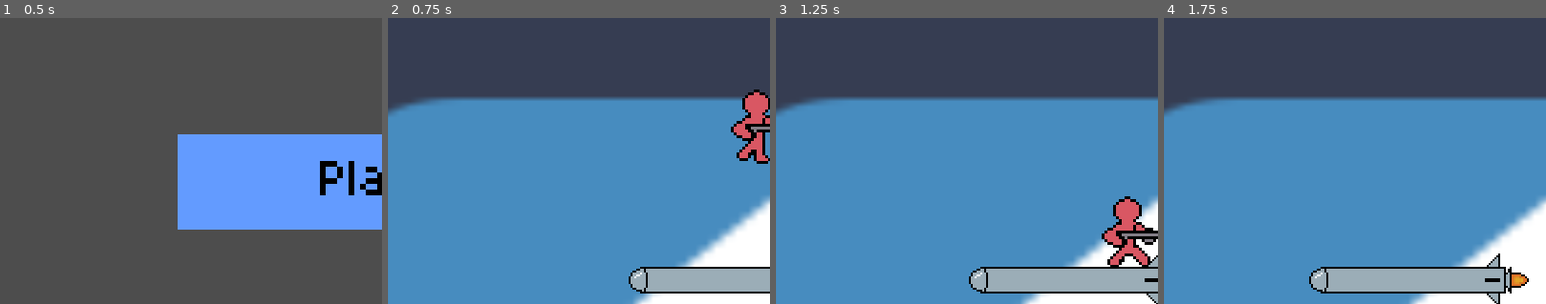
Above: before the commit, frames 1-4 (left to right).
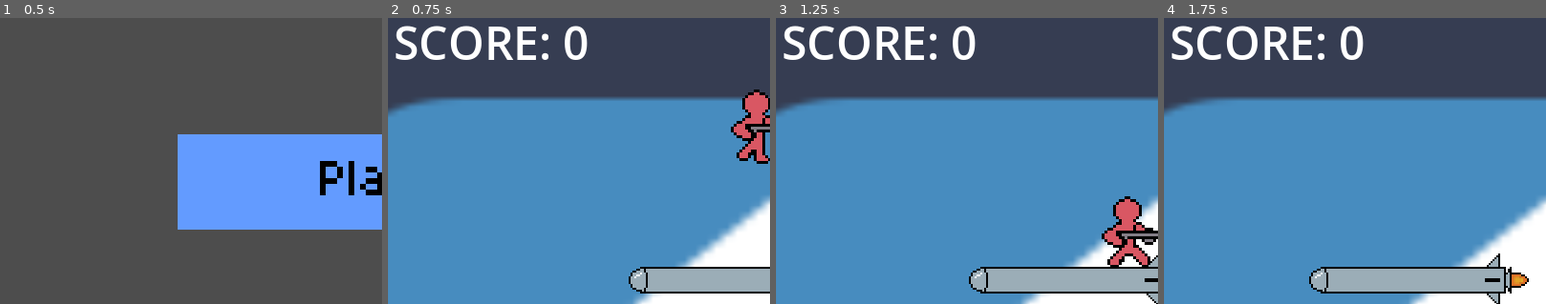
Above: after the commit, the same moments.

Repository: terminator0521/air-jumper
Game: Godot game, scene res://scenes/start_menu.tscn
Same seed, same stepped clock (60 frames per second), same inputs: the game is played once before the commit and once after it. The engine's default icon, where the game draws it, is replaced by a stand-in: a white triangle on a blue panel in a dark square.
Inputs (mouse positions are % of the whole screen's width and height, from its top left):
- Up to frame 1 (0.5 s): no input
- Up to frame 2 (0.75 s): click (50, 33) at 0.5 s
- Up to frame 3 (1.25 s): no input
- Up to frame 4 (1.75 s): hold Right from 1.28 s (still down); tap X (shoot) at 1.35 s; tap Z (jump) at 1.52 s
The pictures show only the part of the screen within x 2-52%, y 4-54%; the shares and areas given below are measured in that part.

Frame 1 is identical in both runs. In frame 2, 2.4% of the frame differs, in the area x 2-53%, y 2-15%; in frame 3, 2.4%; in frame 4, 2.4%.

Commit message:
add score display and safety to unsafe code

Diff:
--- a/scenes/game.tscn
+++ b/scenes/game.tscn
@@ -6,6 +6,7 @@
 [ext_resource type="Texture2D" uid="uid://dnw4xopa8ppvv" path="res://textures/entities/playertemplate.png" id="4_u5sy4"]
 [ext_resource type="Texture2D" uid="uid://bjddcj5n6bjst" path="res://textures/entities/bullet.png" id="5_iywne"]
 [ext_resource type="Script" uid="uid://dqmdvwlisolxq" path="res://scripts/bullet.gd" id="5_p57ef"]
+[ext_resource type="Script" uid="uid://ci1k25qxw0dsc" path="res://scripts/score_display.gd" id="7_u5sy4"]
 
 [sub_resource type="AtlasTexture" id="AtlasTexture_gee14"]
 atlas = ExtResource("4_u5sy4")
@@ -153,56 +154,72 @@
 [sub_resource type="RectangleShape2D" id="RectangleShape2D_sfuul"]
 size = Vector2(907, 598)
 
-[node name="Node2D" type="Node2D" unique_id=251696169]
-
-[node name="Background" type="Sprite2D" parent="." unique_id=811809483]
+[node name="Node" type="Node" unique_id=643249641]
+
+[node name="Node2D" type="Node2D" parent="." unique_id=251696169]
+
+[node name="Background" type="Sprite2D" parent="Node2D" unique_id=811809483]
 position = Vector2(62, 38.999996)
 scale = Vector2(11.0546875, 5.734375)
 texture = ExtResource("1_lbhrr")
 
-[node name="Platforms" type="Node2D" parent="." unique_id=1139047990]
+[node name="Platforms" type="Node2D" parent="Node2D" unique_id=1139047990]
 script = ExtResource("2_iywne")
 
-[node name="Player" type="CharacterBody2D" parent="." unique_id=61970098]
+[node name="Player" type="CharacterBody2D" parent="Node2D" unique_id=61970098]
 position = Vector2(-1, -179)
 floor_constant_speed = true
 script = ExtResource("1_yqjtg")
 
-[node name="AnimatedSprite2D" type="AnimatedSprite2D" parent="Player" unique_id=1041880759]
+[node name="AnimatedSprite2D" type="AnimatedSprite2D" parent="Node2D/Player" unique_id=1041880759]
 texture_filter = 1
 scale = Vector2(3, 3)
 sprite_frames = SubResource("SpriteFrames_sfuul")
 animation = &"up"
 
-[node name="Area2D" type="Area2D" parent="Player" unique_id=1526341759 groups=["Player"]]
-
-[node name="CollisionShape2D" type="CollisionShape2D" parent="Player/Area2D" unique_id=1567380980]
+[node name="Area2D" type="Area2D" parent="Node2D/Player" unique_id=1526341759 groups=["Player"]]
+
+[node name="CollisionShape2D" type="CollisionShape2D" parent="Node2D/Player/Area2D" unique_id=1567380980]
 shape = SubResource("RectangleShape2D_2g0sk")
 
-[node name="Camera2D" type="Camera2D" parent="." unique_id=358191341]
-
-[node name="Bullet" type="CharacterBody2D" parent="." unique_id=536668232]
+[node name="Camera2D" type="Camera2D" parent="Node2D" unique_id=358191341]
+
+[node name="Bullet" type="CharacterBody2D" parent="Node2D" unique_id=536668232]
 position = Vector2(-549, 23)
 script = ExtResource("5_p57ef")
 
-[node name="Sprite2D" type="Sprite2D" parent="Bullet" unique_id=312681583]
+[node name="Sprite2D" type="Sprite2D" parent="Node2D/Bullet" unique_id=312681583]
 texture = ExtResource("5_iywne")
 
-[node name="Area" type="Area2D" parent="Bullet" unique_id=781334428 groups=["Bullet"]]
-
-[node name="CollisionShape2D" type="CollisionShape2D" parent="Bullet/Area" unique_id=691704605]
+[node name="Area" type="Area2D" parent="Node2D/Bullet" unique_id=781334428 groups=["Bullet"]]
+
+[node name="CollisionShape2D" type="CollisionShape2D" parent="Node2D/Bullet/Area" unique_id=691704605]
 shape = SubResource("RectangleShape2D_khkww")
 
-[node name="BoundsArea" type="Area2D" parent="." unique_id=1387079267 groups=["Bounds"]]
+[node name="BoundsArea" type="Area2D" parent="Node2D" unique_id=1387079267 groups=["Bounds"]]
 position = Vector2(-827, -161)
 
-[node name="CollisionShape2D" type="CollisionShape2D" parent="BoundsArea" unique_id=1285026088]
+[node name="CollisionShape2D" type="CollisionShape2D" parent="Node2D/BoundsArea" unique_id=1285026088]
 position = Vector2(826.5, 162)
 shape = SubResource("RectangleShape2D_sfuul")
 
-[connection signal="area_entered" from="Player/Area2D" to="Player" method="_on_area_2d_area_entered"]
-[connection signal="area_exited" from="Player/Area2D" to="Player" method="_on_area_2d_area_exited"]
-[connection signal="area_entered" from="Bullet/Area" to="Bullet" method="_on_area_area_entered"]
-[connection signal="area_exited" from="BoundsArea" to="Platforms" method="_on_bounds_area_area_exited"]
-[connection signal="area_exited" from="BoundsArea" to="Player" method="_on_bounds_area_area_exited"]
-[connection signal="area_exited" from="BoundsArea" to="Bullet" method="_on_bounds_area_area_exited"]
+[node name="Control" type="Control" parent="." unique_id=1341643331]
+layout_mode = 3
+anchors_preset = 0
+offset_right = 40.0
+offset_bottom = 40.0
+
+[node name="Score" type="Label" parent="Control" unique_id=1453486427]
+layout_mode = 0
+offset_left = -381.0
+offset_top = -283.0
+offset_right = -286.0
+offset_bottom = -242.0
+script = ExtResource("7_u5sy4")
+
+[connection signal="area_entered" from="Node2D/Player/Area2D" to="Node2D/Player" method="_on_area_2d_area_entered"]
+[connection signal="area_exited" from="Node2D/Player/Area2D" to="Node2D/Player" method="_on_area_2d_area_exited"]
+[connection signal="area_entered" from="Node2D/Bullet/Area" to="Node2D/Bullet" method="_on_area_area_entered"]
+[connection signal="area_exited" from="Node2D/BoundsArea" to="Node2D/Platforms" method="_on_bounds_area_area_exited"]
+[connection signal="area_exited" from="Node2D/BoundsArea" to="Node2D/Player" method="_on_bounds_area_area_exited"]
+[connection signal="area_exited" from="Node2D/BoundsArea" to="Node2D/Bullet" method="_on_bounds_area_area_exited"]
--- a/scripts/bullet.gd
+++ b/scripts/bullet.gd
@@ -25,12 +25,12 @@
 	pass # Replace with function body.
 
 func _disable_bullet() -> void:
-	process_mode = Node.PROCESS_MODE_DISABLED
+	set_deferred("process_mode", Node.PROCESS_MODE_DISABLED)
 	shooting = false
 	hide()
 
 func _enable_bullet() -> void:
-	process_mode = Node.PROCESS_MODE_INHERIT
+	set_deferred("process_mode", Node.PROCESS_MODE_INHERIT)
 	shooting = true
 	show()
 
@@ -41,4 +41,5 @@
 		var id = area.get_parent().id
 		if id != null:
 			Game.rocket_offscreen.emit(id)
+			Game.score += 1
 	pass # Replace with function body.
--- a/scripts/player.gd
+++ b/scripts/player.gd
@@ -130,6 +130,5 @@
 
 func _on_bounds_area_area_exited(area: Area2D) -> void:
 	if area.is_in_group("Player"):
-		get_tree().change_scene_to_file("res://scenes/game_end.tscn")
-	pass
+		get_tree().call_deferred("change_scene_to_file", "res://scenes/game_end.tscn")
 	pass # Replace with function body.
--- /dev/null
+++ b/scripts/score_display.gd
@@ -0,0 +1,13 @@
+extends Label
+
+
+# Called when the node enters the scene tree for the first time.
+func _ready() -> void:
+	add_theme_font_size_override("font_size", 48)
+	pass # Replace with function body.
+
+
+# Called every frame. 'delta' is the elapsed time since the previous frame.
+func _process(delta: float) -> void:
+	text = "SCORE: " + str(Game.score)
+	pass
Not shown, added: scripts/score_display.gd.uid
